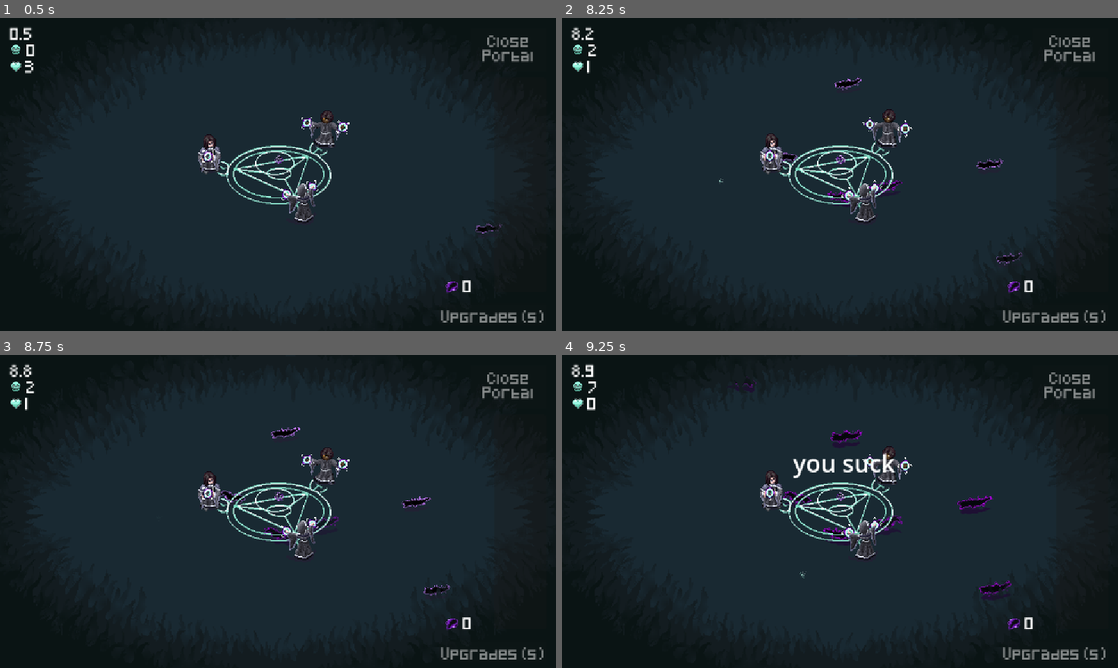
Above: before the commit, frames 1-4 (two rows, left to right).
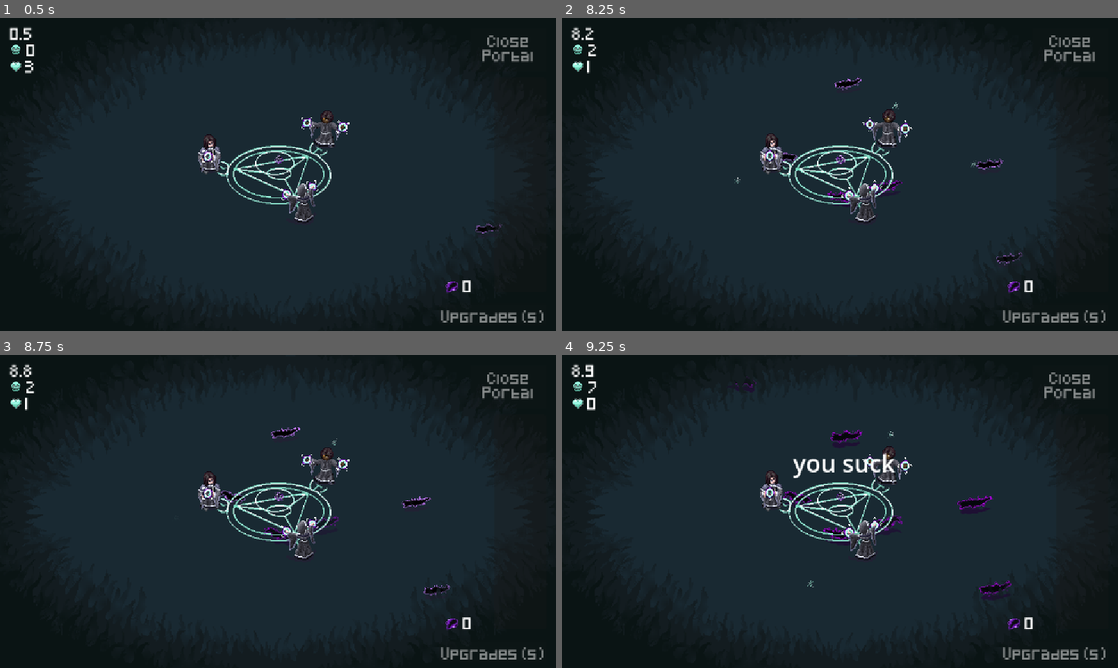
Above: after the commit, the same moments.

Repository: alifeee/loop
Game: Godot game, scene res://scenes/main.tscn
The game is run twice, just before and just after one commit, with the same random seed, the same clock (stepped at 60 frames per second) and the same inputs. The engine's default icon, where the game draws it, is replaced by a stand-in: a white triangle on a blue panel in a dark square.
Inputs (mouse positions are in pixels of both pictures, inside the frame that each line leads up to):
- Up to frame 1 (0.5 s): no input
- Up to frame 2 (8.25 s): move the mouse to (962, 158) at 0.52 s; press the mouse at (962, 158) at 0.53 s; move the mouse to (728, 190) at 1.27 s; release the mouse at (728, 190) at 1.28 s; click (728, 190) at 1.35 s; move the mouse to (895, 105) at 2.02 s; press the mouse at (895, 105) at 2.03 s; move the mouse to (812, 237) at 2.77 s; release the mouse at (812, 237) at 2.78 s; click (812, 237) at 2.85 s; move the mouse to (1006, 221) at 3.52 s; press the mouse at (1006, 221) at 3.53 s; move the mouse to (673, 127) at 4.27 s; release the mouse at (673, 127) at 4.28 s; click (673, 127) at 4.35 s; move the mouse to (867, 174) at 5.02 s; press the mouse at (867, 174) at 5.03 s; move the mouse to (756, 96) at 5.77 s; release the mouse at (756, 96) at 5.78 s; click (756, 96) at 5.85 s; move the mouse to (962, 158) at 6.52 s; press the mouse at (962, 158) at 6.53 s; move the mouse to (728, 190) at 7.27 s; release the mouse at (728, 190) at 7.28 s; click (728, 190) at 7.35 s; move the mouse to (895, 105) at 8.02 s; press the mouse at (895, 105) at 8.03 s
- Up to frame 3 (8.75 s): no input
- Up to frame 4 (9.25 s): move the mouse to (812, 574) at 8.77 s; release the mouse at (812, 574) at 8.78 s; click (812, 574) at 8.85 s

Frame 1 is identical in both runs. In frame 2, less than 0.1% of the frame differs, in the area x 28-75%, y 26-53%; in frame 3, less than 0.1%; in frame 4, less than 0.1%.

Commit message:
NO CLICKING

Diff:
--- a/scenes/main.tscn
+++ b/scenes/main.tscn
@@ -124,7 +124,6 @@
 
 [node name="Node2D2" type="Node2D"]
 script = ExtResource("1_jyhfs")
-LOOP_MAX_LENGTH = 999999.0
 DAMAGE_PERCENT = 100.0
 
 [node name="Background" type="Sprite2D" parent="."]
--- a/scripts/player.gd
+++ b/scripts/player.gd
@@ -45,6 +45,7 @@
 
 func _ready() -> void:
 	Globals.reset_game.connect(reset)
+	pick_up_spell(get_viewport().get_mouse_position())
 
 func _process(delta: float) -> void:
 	# check for validity every frame
@@ -53,6 +54,7 @@
 	#   once loop is valid, it stays valid
 	#   ...and the centroid calculation uses only the first loop
 	##### THIS IS A MESS - DO NOT CHANGE WITHOUT GOOD TESTING #####
+	check_and_spawn_spell()
 	if len(mouse_positions) > 0:
 		var is_big_enough = is_big_enough_area(mouse_positions)
 		var is_close_enough = is_close_enough_to_start(mouse_positions)
@@ -145,12 +147,14 @@
 	loop_distance = 0
 
 func drop_spell():
+	var last_held_pos = mouse_positions[-1]
 	# mouse up or start menu/etc: drop all sprites
 	is_held = false
 	# delete sprite segments
 	dispel()
 	mouse_positions = []
 	loop_segments = []
+	pick_up_spell(last_held_pos)
 
 func check_and_spawn_spell():
 	# check if loop can spawn (if loop was drawn well or badly)
@@ -161,6 +165,7 @@
 		for pos in loop_mouse_positions:
 			centroid = centroid + (pos / len(loop_mouse_positions))
 		do_loop_damage(centroid, LOOP_RADIUS)
+		drop_spell()
 
 func check_and_add_spell_point(pos):
 	# if point far from previous point, and if line not too long
